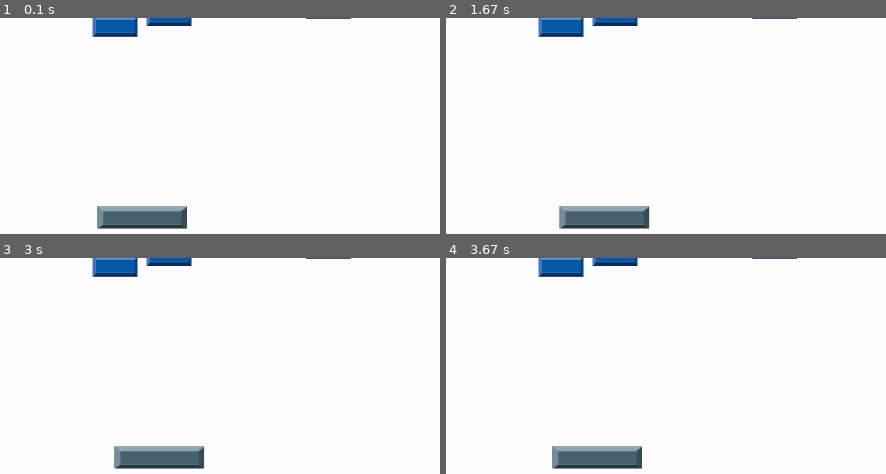
Above: before the commit, frames 1-4 (two rows, left to right).
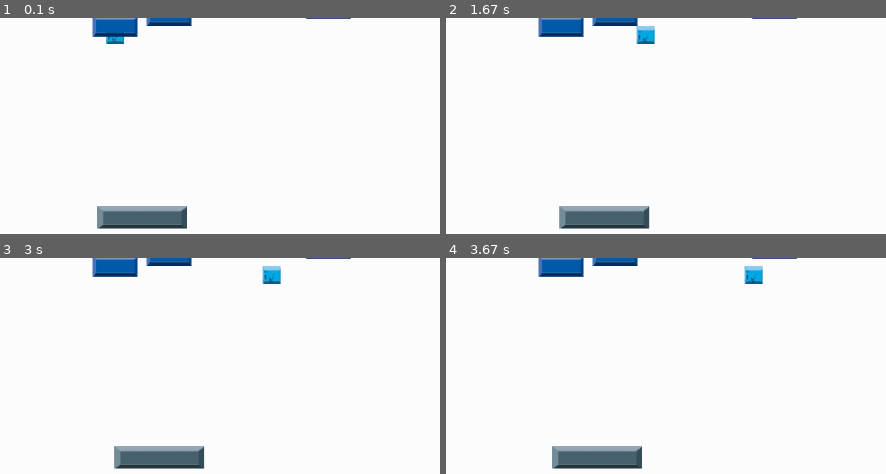
Above: after the commit, the same moments.

Repository: Francisco-aires/py.game-fran-mat-theo
Game: pygame game, started from jogo.py
Two runs of this game, one before a commit and one after it. Both use one fixed random seed, a clock stepped at 60 frames per second and the inputs below.
Inputs:
- Up to frame 1 (0.1 s): no input
- Up to frame 2 (1.67 s): hold Right 0.33-0.8 s; hold Right 0.83-1.3 s; hold Left from 1.33 s (still down)
- Up to frame 3 (3 s): release Left at 1.87 s; hold Left 1.9-2.3 s; hold Right 2.33-2.97 s
- Up to frame 4 (3.67 s): hold Left 3-3.47 s; hold Right from 3.5 s (still down)
The pictures show only the part of the screen within x 39-89%, y 50-100%; the shares and areas given below are measured in that part.

The runs differ from the first frame. In frame 1, 0.2% of the frame differs, in the area x 24-29%, y 6-13%; in frame 2, 0.4%, in the area x 43-48%, y 3-13%; in frame 3, 0.4%; in frame 4, 0.4%.

Commit message:
bolinha adicionadaaaa

Diff:
--- a/jogo.py
+++ b/jogo.py
@@ -58,18 +58,19 @@
         self.image = img  # Define a imagem da bola
         self.rect = self.image.get_rect()
         self.rect.x = 500
-        self.rect.y = 950
-        self.speedx = 0
-        self.speedy = -5  # Velocidade negativa para mover a bola para cima inicialmente
+        self.rect.y = 250
+        self.speedx = 1
+        self.speedy = 0  # Velocidade negativa para mover a bola para cima inicialmente
     def update (self):
         self.rect.x += self.speedx
         self.rect.y += self.speedy
+        # Rebate no teto
         if self.rect.right > WIDTH or self.rect.left < 0:
-            self.rect = WIDTH
             self.speedx = -self.speedx
-        if self.rect.left < 0 or self.rect.bottom > HEIGHT:
-            self.rect = 0
-            self.speedx = -self.speedx
+        # Rebate a bola na borda superior
+        if self.rect.top < 0:
+            self.speedy = -self.speedy
+        # nao sei o que fazer no chao
 
 
 class Bar(pygame.sprite.Sprite):
@@ -129,13 +130,14 @@
     # ----- Atualiza estado de jogo
     all_bricks.update()  # os tijolos se movam ou tenham alguma atualização
     bar.update(keys) # Atualiza a posição da barra com base nas entradas do teclado
+    ball.update() #bolinha movendoo
 
     # ----- Gera saídas
     window.fill((255,255,255))
     # esta linha é para desenhar a barra
     window.blit(bar.image, bar.rect)
-    # Adicione aqui o desenho da bola
-
+    # Adicione aqui o desenho da bola # adcionei
+    window.blit(ball.image, ball.rect)
     # ----- Desenhando bricks
     all_bricks.draw(window)
 
